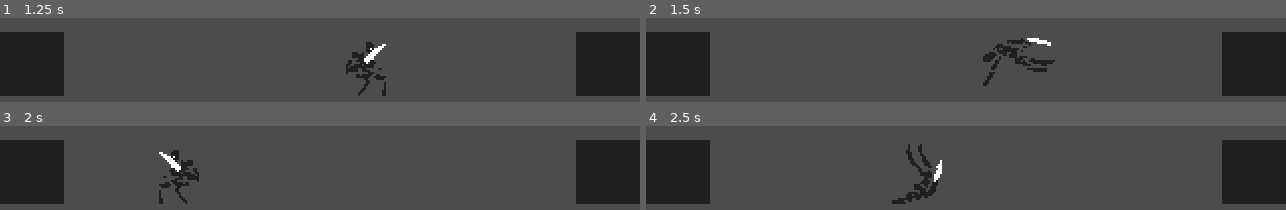
Above: before the commit, frames 1-4 (two rows, left to right).
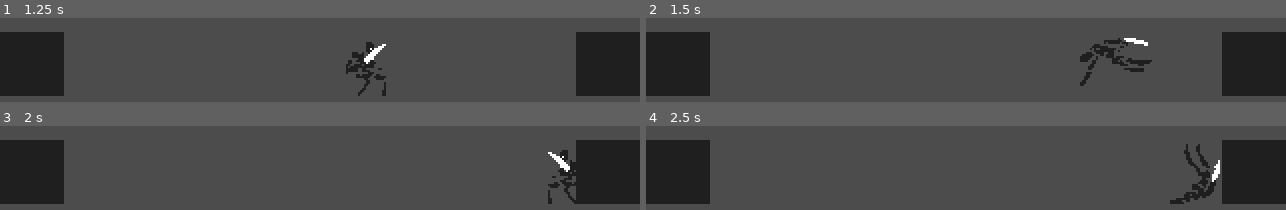
Above: after the commit, the same moments.

Repository: dw3nt/hb-grave-in-godot
Game: Godot game, scene res://Graveyard.tscn
Same seed, same stepped clock (60 frames per second), same inputs: the game is played once before the commit and once after it.
Inputs:
- Up to frame 1 (1.25 s): hold D (move_right) from 0.53 s (still down); tap Space (roll) at 0.6 s
- Up to frame 2 (1.5 s): release D (move_right) at 1.28 s; hold A (move_left) from 1.28 s (still down); tap Space (roll) at 1.35 s
- Up to frame 3 (2 s): keep holding A (move_left)
- Up to frame 4 (2.5 s): release A (move_left) at 2.03 s; hold D (move_right) from 2.03 s (still down); tap Space (roll) at 2.1 s

Frame 1 is identical in both runs. In frame 2, 3.2% of the frame differs, in the area x 52-80%, y 23-81%; in frame 3, 2.5%; in frame 4, 3.0%.

Commit message:
clean up directional code

Diff:
--- a/Skeleton.gd
+++ b/Skeleton.gd
@@ -5,8 +5,9 @@
 const MAX_RUN_SPEED = 200
 const ACCELERATION = 20
 
+var motion = Vector2()
+
 onready var state = State.MOVE
-var motion = Vector2()
 
 func _physics_process(delta):
 	if Input.is_action_just_pressed("roll"):
@@ -38,12 +39,8 @@
 
 
 func process_roll():
-	var x_direction = 1
-	if $Sprite.flip_h:
-		x_direction = -1
-
 	$Anim.play("roll")
-	motion.x = 200 * x_direction
+	motion.x = 200 * sign(motion.x)
 
 
 func should_stop():
@@ -52,4 +49,5 @@
 
 func _on_Anim_animation_finished(anim_name):
 	if anim_name == "roll":
+		motion.x = 100 * sign(motion.x)
 		state = State.MOVE
